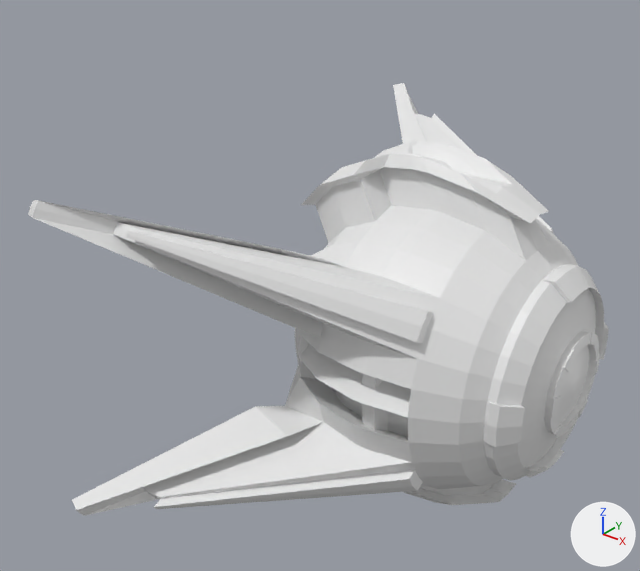
The FBX model Assets/_Project/Art/3D/SM_Dron.fbx: old version first, new version second.
The view is the same before and after, from a 50 mm camera at (0.0702, -0.1234, 0.079) aimed at (-0.0213, -0.009, 0.0081). Lighting does not change. The marker at lower right points along +X, +Y and +Z.
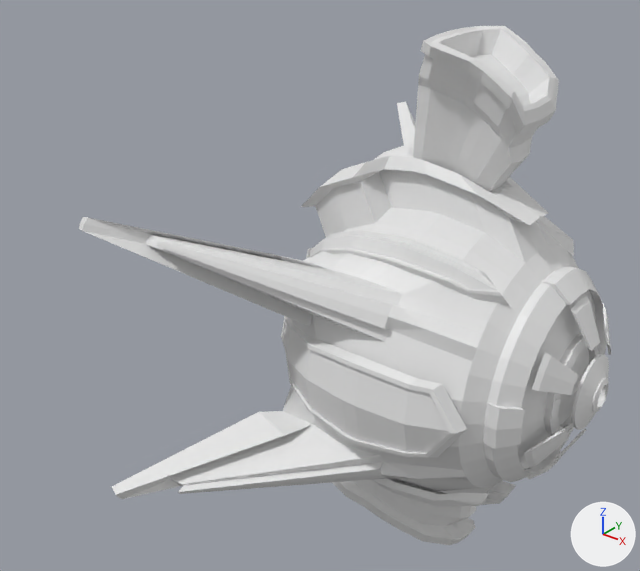
What the commit changed:
me_cylinder_002 is used by ob_cylinder_002; location (-0.0032, 0.0, 0.0007).
me_cylinder_002 had 1548 vertices, 1608 faces and spanned x -0.043..0.0297, y -0.0517..0.0517, z -0.0341..0.0341.
me_cylinder_002 now has 1548 vertices, 1608 faces and spans x -0.0383..0.0297, y -0.0459..0.0462, z -0.0341..0.0342.
me_cylinder_002 part 1: 126 of the vertices in x -0.043..0.0123, y 0.0178..0.0517, z 0.0084..0.0307 are scaled about their middle by 0.804, then moved by (-0.0007, -0.0022, -0.0001).
me_cylinder_002 part 2: 126 of the vertices in x -0.043..0.0123, y -0.0517..-0.0178, z -0.0307..-0.0096 are scaled about their middle by 0.804, then moved by (-0.0007, 0.0025, 0.0007).
me_cylinder_002 part 3: 126 of the vertices in x -0.043..0.0123, y -0.0517..-0.0178, z 0.0084..0.0307 are scaled about their middle by 0.804, then moved by (-0.0007, 0.0026, -0.0009).
Mesh me_cylinder_007 is new.
It has 428 vertices, 416 faces and spans x -0.0044..0.0018, y -0.0141..0.0141, z -0.0153..0.0153.
Mesh me_cylinder_006 is new.
It has 162 vertices, 176 faces and spans x -0.012..0.0103, y -0.0112..0.0112, z -0.0279..0.0093.
Mesh me_cylinder_011 is new.
It has 148 vertices, 144 faces and spans x -0.0198..0.0216, y -0.0279..0.0279, z -0.0082..0.0081.
Mesh me_cylinder_014 is new.
It has 120 vertices, 130 faces and spans x -0.0179..0.0183, y -0.0069..0.0069, z -0.0079..0.0103.
Mesh me_cylinder_012 is new.
It has 296 vertices, 288 faces and spans x -0.0198..0.0216, y -0.0169..0.0169, z -0.0246..0.0246.
Object 'Cylinder.002' (ob_cylinder_002) moves from (-0.0032, 0.0, 0.0007) to (-0.0032, 0.0, 0.0003).
Object 'Zaslonka' (ob_zaslonka) is new; it shows me_cylinder_007.
Its location is (0.0282, 0.0, 0.0004).
Object 'Vsos' (ob_vsos) is new; it shows me_cylinder_006.
Its location is (0.004, -0.0001, 0.0452).
Object 'Izolation' (ob_izolation) is new; it shows me_cylinder_011.
Its location is (-0.004, 0.0, 0.0004).
Object 'Cooler' (ob_cooler) is new; it shows me_cylinder_014.
Its location is (-0.0092, 0.0, -0.0353).
Object 'Yteplit' (ob_yteplit) is new; it shows me_cylinder_012.
Its location is (-0.004, 0.0, -0.0004).

Location of each change, (x1, y1, x2, y2) in pixels of the pictures (640 x 571 px; the box of a moved part takes in the faces that stretch with it):
'Cylinder.002', reshaped, moved (9% narrower, 6% shorter)
    before: (28, 83, 609, 516)
    after: (79, 102, 607, 507)
'Vsos', added
    after: (413, 26, 559, 192)
'Izolation', added
    after: (281, 316, 467, 458)
'Yteplit', added
    after: (306, 216, 574, 506)
'Zaslonka', added
    after: (524, 296, 611, 468)
'Cooler', added
    after: (332, 480, 476, 545)
part 1 of me_cylinder_002, moved or reshaped
    before: (393, 83, 554, 234)
    after: (397, 102, 415, 145)
part 2 of me_cylinder_002, moved or reshaped
    before: (72, 366, 479, 516)
    after: (112, 386, 480, 499)
part 3 of me_cylinder_002, moved or reshaped
    before: (28, 200, 500, 399)
    after: (79, 217, 497, 401)
